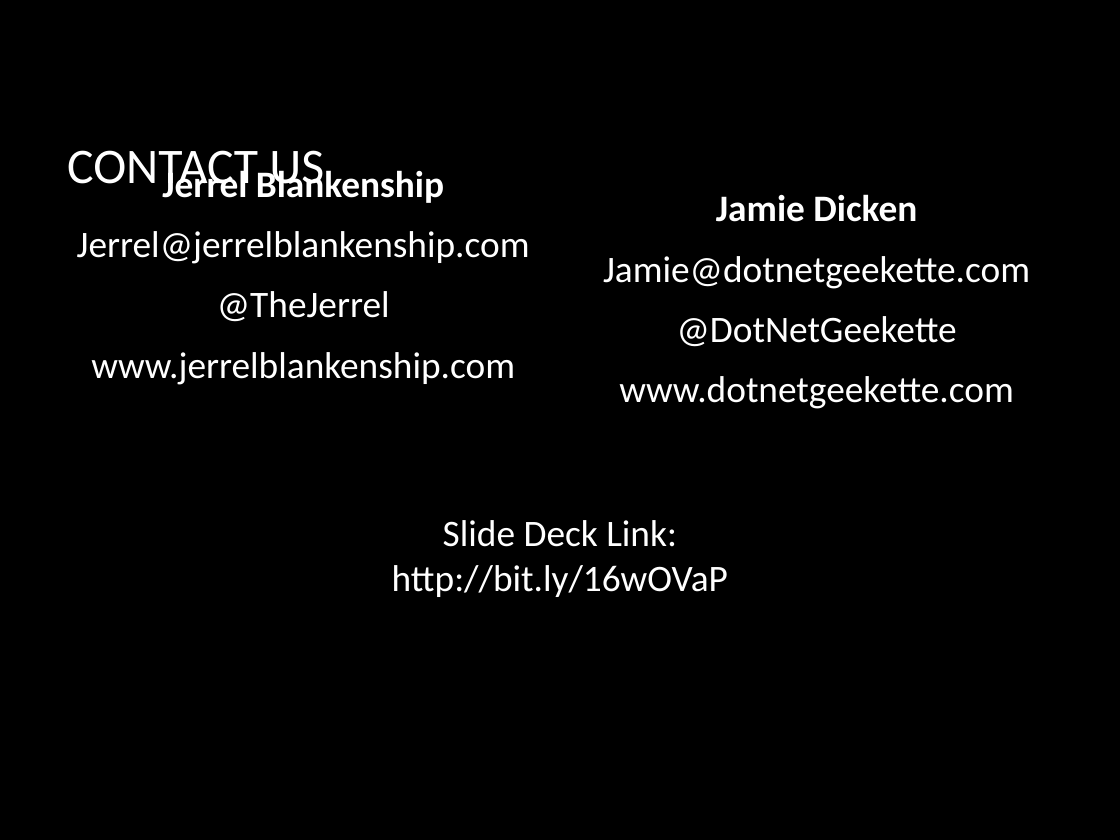
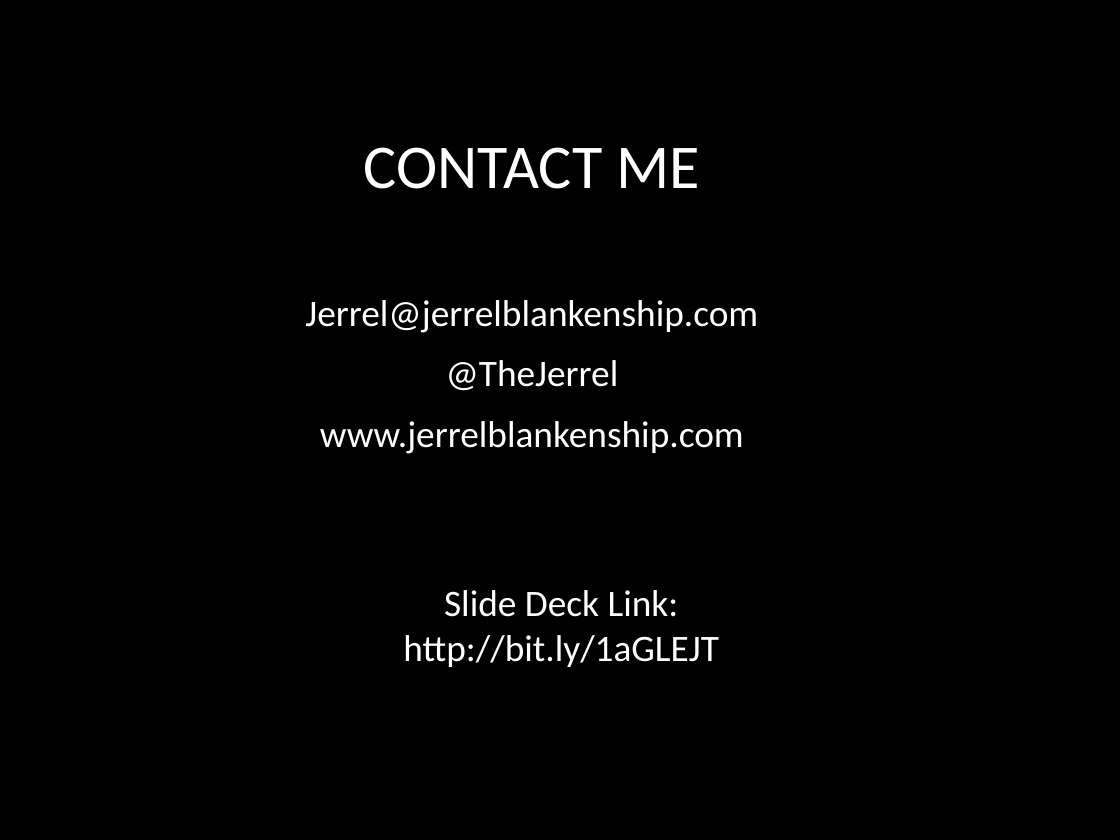
Before and after one commit to jerrelblankenship/Presentations, a slide deck: slide 11 of Xamarin/DaytonDevelopersGroup2013/Xamarin.pptx (slide 16 before the commit). Drawn at 1120x840 pixels with LibreOffice and Linux fonts; fonts in the diff are those of the drawing; background and template pictures are left out. Boxes give left, top, right and bottom in pixels: in the first picture for what was removed or moved away, otherwise in the second. Text is boxed around its words. In the diff, an @@ line names an element or a change of style, - is before the commit and + after.

```diff
--- a/Xamarin/DaytonDevelopersGroup2013/Xamarin.pptx
+++ b/Xamarin/DaytonDevelopersGroup2013/Xamarin.pptx
@@ title at (364,147,699,189): text changed; size 32 to 40 pt @@
-CONTACT US
+CONTACT ME
@@ text at (162,166,444,203): paragraph removed @@
-Jerrel Blankenship
@@ text removed at (603,194,1030,409) @@
-Jamie Dicken
-Jamie@dotnetgeekette.com
-@DotNetGeekette
-www.dotnetgeekette.com
@@ text "Jerrel@jerrelblankenship.com": place and size @@
-text "Jerrel@jerrelblankenship.com" at (77,166,530,385)
+text "Jerrel@jerrelblankenship.com" at (305,300,758,454)
@@ text "Slide Deck Link:": place and size @@
-text "Slide Deck Link:" at (392,520,728,597)
+text "Slide Deck Link:" at (403,590,719,667)
@@ text at (403,635,719,667): text changed @@
-http://bit.ly/16wOVaP
+http://bit.ly/1aGLEJT
```
Also in this commit, not shown: 6 other slides changed, 1 slide added, 6 slides removed.
